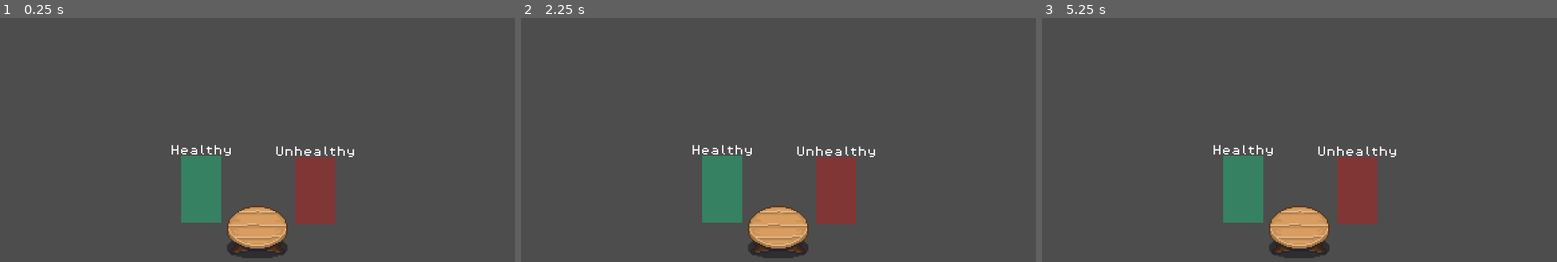
Above: before the commit, frames 1-3 (left to right).
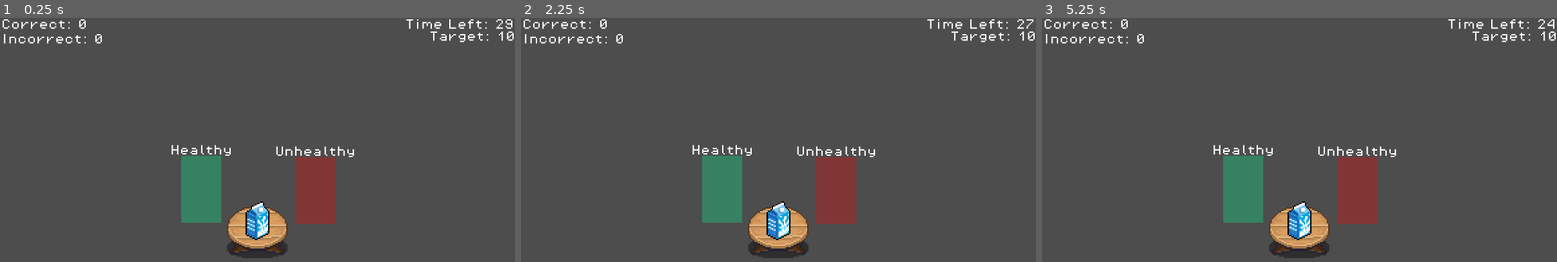
Above: after the commit, the same moments.

Repository: ghost-ily/NSTP_SLB_Project
Game: Godot game, scene res://Feeding Program/Scenes/feeding_program.tscn
Two runs of this game, one before a commit and one after it. Both use one fixed random seed, a clock stepped at 60 frames per second and the inputs below.
Inputs (mouse positions are in pixels of both pictures, inside the frame that each line leads up to):
- Up to frame 1 (0.25 s): no input
- Up to frame 2 (2.25 s): tap Enter at 0.5, 2 s; move the mouse to (891, 147) at 0.52 s; press the mouse at (891, 147) at 0.53 s; tap Space at 1.25 s; move the mouse to (675, 176) at 1.27 s; release the mouse at (675, 176) at 1.28 s; click (675, 176) at 1.35 s; move the mouse to (830, 98) at 2.02 s; press the mouse at (830, 98) at 2.03 s
- Up to frame 3 (5.25 s): tap Space at 2.75, 5 s; move the mouse to (1273, 220) at 2.77 s; release the mouse at (1273, 220) at 2.78 s; click (1273, 220) at 2.85 s; tap Enter at 3.5 s; move the mouse to (1454, 205) at 3.52 s; press the mouse at (1454, 205) at 3.53 s; move the mouse to (1145, 118) at 4.27 s; release the mouse at (1145, 118) at 4.28 s; click (1145, 118) at 4.35 s; move the mouse to (1325, 161) at 5.02 s; press the mouse at (1325, 161) at 5.03 s

The runs differ from the first frame. In frame 1, 1.4% of the frame differs, in the area x 0-100%, y 0-92%; in frame 2, 1.4%; in frame 3, 1.4%.

Commit message:
Added functionality to feeding program minigame

Diff:
--- a/Feeding Program/Scenes/apple.tscn
+++ b/Feeding Program/Scenes/apple.tscn
@@ -1,6 +1,10 @@
 [gd_scene format=3 uid="uid://d27ypajbypja1"]
 
+[ext_resource type="Script" uid="uid://cy60a24kv8egs" path="res://Feeding Program/Scripts/apple.gd" id="1_jl7pq"]
 [ext_resource type="Texture2D" uid="uid://cdql8xs5mer32" path="res://Feeding Program/Assets/Food/red_apple.png" id="1_m2ga2"]
+[ext_resource type="PackedScene" uid="uid://dicbh8wfvn2o6" path="res://Feeding Program/Scenes/draggable_component.tscn" id="3_ma2lr"]
+[ext_resource type="PackedScene" uid="uid://cbwo3rey4mmxm" path="res://Feeding Program/Scenes/scoring_component.tscn" id="4_fgte2"]
+[ext_resource type="PackedScene" uid="uid://c5babptu201ma" path="res://Feeding Program/Scenes/collision_component.tscn" id="5_8dlhr"]
 
 [sub_resource type="RectangleShape2D" id="RectangleShape2D_jl7pq"]
 size = Vector2(25, 20)
@@ -16,12 +20,37 @@
 "speed": 5.0
 }]
 
-[node name="Apple" type="Area2D" unique_id=1892923481]
+[sub_resource type="RectangleShape2D" id="RectangleShape2D_8dlhr"]
+size = Vector2(25, 20)
+
+[node name="Apple" type="CharacterBody2D" unique_id=624121244]
+script = ExtResource("1_jl7pq")
 
 [node name="CollisionShape2D" type="CollisionShape2D" parent="." unique_id=1287134521]
-position = Vector2(0.5, -10)
+position = Vector2(0.5, 1)
 shape = SubResource("RectangleShape2D_jl7pq")
 
 [node name="AnimatedSprite2D" type="AnimatedSprite2D" parent="." unique_id=1007546672]
-position = Vector2(0, -11)
 sprite_frames = SubResource("SpriteFrames_ma2lr")
+
+[node name="Button" type="Button" parent="." unique_id=1634050891]
+modulate = Color(1, 1, 1, 0)
+offset_left = -12.0
+offset_top = -9.0
+offset_right = 13.0
+offset_bottom = 11.0
+
+[node name="DraggableComponent" parent="." unique_id=1844435161 instance=ExtResource("3_ma2lr")]
+
+[node name="ScoringComponent" parent="." unique_id=1194813053 instance=ExtResource("4_fgte2")]
+
+[node name="CollisionComponent" parent="." unique_id=598408951 instance=ExtResource("5_8dlhr")]
+
+[node name="CollisionShape2D" type="CollisionShape2D" parent="CollisionComponent" unique_id=530708130]
+position = Vector2(0.5, 1)
+shape = SubResource("RectangleShape2D_8dlhr")
+
+[connection signal="button_down" from="Button" to="." method="_on_button_button_down"]
+[connection signal="button_up" from="Button" to="." method="_on_button_button_up"]
+
+[editable path="CollisionComponent"]
--- a/Feeding Program/Scenes/chips.tscn
+++ b/Feeding Program/Scenes/chips.tscn
@@ -1,6 +1,10 @@
 [gd_scene format=3 uid="uid://bt50nsmt3a0s5"]
 
 [ext_resource type="Texture2D" uid="uid://cal4ytvwh87r3" path="res://Feeding Program/Assets/Food/potatochip_yellow.png" id="1_7cwb1"]
+[ext_resource type="Script" uid="uid://ijufltcg1r1g" path="res://Feeding Program/Scripts/chips.gd" id="1_mtp73"]
+[ext_resource type="PackedScene" uid="uid://dicbh8wfvn2o6" path="res://Feeding Program/Scenes/draggable_component.tscn" id="3_fhchd"]
+[ext_resource type="PackedScene" uid="uid://cbwo3rey4mmxm" path="res://Feeding Program/Scenes/scoring_component.tscn" id="4_dghaj"]
+[ext_resource type="PackedScene" uid="uid://c5babptu201ma" path="res://Feeding Program/Scenes/collision_component.tscn" id="5_fhchd"]
 
 [sub_resource type="SpriteFrames" id="SpriteFrames_7m12y"]
 animations = [{
@@ -16,12 +20,33 @@
 [sub_resource type="RectangleShape2D" id="RectangleShape2D_su26n"]
 size = Vector2(26, 30)
 
-[node name="Chips" type="Area2D" unique_id=2047597350]
+[sub_resource type="RectangleShape2D" id="RectangleShape2D_dghaj"]
+size = Vector2(26, 30)
+
+[node name="Chips" type="CharacterBody2D" unique_id=2119807035]
+script = ExtResource("1_mtp73")
 
 [node name="AnimatedSprite2D" type="AnimatedSprite2D" parent="." unique_id=410400148]
-position = Vector2(0, -15)
 sprite_frames = SubResource("SpriteFrames_7m12y")
 
 [node name="CollisionShape2D" type="CollisionShape2D" parent="." unique_id=286534940]
-position = Vector2(0, -15)
 shape = SubResource("RectangleShape2D_su26n")
+
+[node name="Button" type="Button" parent="." unique_id=1116063398]
+modulate = Color(1, 1, 1, 0)
+offset_left = -13.0
+offset_top = -15.0
+offset_right = 13.0
+offset_bottom = 15.0
+
+[node name="DraggableComponent" parent="." unique_id=1844435161 instance=ExtResource("3_fhchd")]
+
+[node name="ScoringComponent" parent="." unique_id=1194813053 instance=ExtResource("4_dghaj")]
+
+[node name="CollisionComponent" parent="." unique_id=598408951 instance=ExtResource("5_fhchd")]
+
+[node name="CollisionShape2D" type="CollisionShape2D" parent="CollisionComponent" unique_id=989536048]
+shape = SubResource("RectangleShape2D_dghaj")
+
+[connection signal="button_down" from="Button" to="." method="_on_button_button_down"]
+[connection signal="button_up" from="Button" to="." method="_on_button_button_up"]
--- /dev/null
+++ b/Feeding Program/Scenes/collision_component.tscn
@@ -0,0 +1,6 @@
+[gd_scene format=3 uid="uid://c5babptu201ma"]
+
+[ext_resource type="Script" uid="uid://c0cjac1xjkbgh" path="res://Feeding Program/Scripts/collision_component.gd" id="1_65txq"]
+
+[node name="CollisionComponent" type="StaticBody2D" unique_id=598408951]
+script = ExtResource("1_65txq")
--- /dev/null
+++ b/Feeding Program/Scenes/draggable_component.tscn
@@ -0,0 +1,6 @@
+[gd_scene format=3 uid="uid://dicbh8wfvn2o6"]
+
+[ext_resource type="Script" uid="uid://btkgvoxjcx42o" path="res://Feeding Program/Scripts/draggable_component.gd" id="1_6huhc"]
+
+[node name="DraggableComponent" type="Node2D" unique_id=1844435161]
+script = ExtResource("1_6huhc")
--- a/Feeding Program/Scenes/feeding_program.tscn
+++ b/Feeding Program/Scenes/feeding_program.tscn
@@ -1,18 +1,99 @@
 [gd_scene format=3 uid="uid://cijg0u51vnotf"]
 
+[ext_resource type="Script" uid="uid://dob7vfhoiy8o2" path="res://Feeding Program/Scripts/game_manager.gd" id="1_d3pqv"]
 [ext_resource type="Texture2D" uid="uid://c5cpivrl6fwoy" path="res://Feeding Program/Assets/table.png" id="1_ufq50"]
+[ext_resource type="FontFile" uid="uid://dba80ad2j2ofv" path="res://Feeding Program/Assets/PixelOperator8.ttf" id="2_46eq0"]
 [ext_resource type="PackedScene" uid="uid://ceylxf4eyjcdo" path="res://Feeding Program/Scenes/trigger.tscn" id="2_mjbtq"]
+[ext_resource type="Script" uid="uid://d1c2wj8wxxh5t" path="res://Feeding Program/Scripts/spawner.gd" id="3_mjbtq"]
 
 [node name="Feeding Program" type="Node2D" unique_id=906347311]
+
+[node name="GameManager" type="Node" parent="." unique_id=49090882]
+unique_name_in_owner = true
+script = ExtResource("1_d3pqv")
+
+[node name="Timer" type="Timer" parent="GameManager" unique_id=2007813289]
+one_shot = true
+
+[node name="Score" type="Label" parent="GameManager" unique_id=1032214570]
+offset_left = -191.0
+offset_top = -179.0
+offset_right = -151.0
+offset_bottom = -156.0
+theme_override_fonts/font = ExtResource("2_46eq0")
+theme_override_font_sizes/font_size = 8
+text = "Correct:
+Incorrect:"
+
+[node name="Time" type="Label" parent="GameManager" unique_id=1754830907]
+offset_left = 79.0
+offset_top = -179.0
+offset_right = 191.0
+offset_bottom = -156.0
+theme_override_fonts/font = ExtResource("2_46eq0")
+theme_override_font_sizes/font_size = 8
+text = "Time Left:"
+horizontal_alignment = 2
+
+[node name="Target" type="Label" parent="GameManager" unique_id=1579170142]
+offset_left = 80.0
+offset_top = -170.0
+offset_right = 192.0
+offset_bottom = -147.0
+theme_override_fonts/font = ExtResource("2_46eq0")
+theme_override_font_sizes/font_size = 8
+text = "Target: "
+horizontal_alignment = 2
+
+[node name="Window" type="Window" parent="GameManager" unique_id=1014340786]
+oversampling_override = 1.0
+initial_position = 2
+size = Vector2i(350, 200)
+visible = false
+
+[node name="Label" type="Label" parent="GameManager/Window" unique_id=1498501668]
+anchors_preset = 8
+anchor_left = 0.5
+anchor_top = 0.5
+anchor_right = 0.5
+anchor_bottom = 0.5
+offset_left = -63.0
+offset_top = -47.0
+offset_right = 63.0
+offset_bottom = -24.0
+grow_horizontal = 2
+grow_vertical = 2
+theme_override_fonts/font = ExtResource("2_46eq0")
+theme_override_font_sizes/font_size = 24
+text = "You Win"
+horizontal_alignment = 1
+vertical_alignment = 1
+
+[node name="Button" type="Button" parent="GameManager/Window" unique_id=604959316]
+anchors_preset = 8
+anchor_left = 0.5
+anchor_top = 0.5
+anchor_right = 0.5
+anchor_bottom = 0.5
+offset_left = -54.0
+offset_top = 34.0
+offset_right = 54.0
+offset_bottom = 58.0
+grow_horizontal = 2
+grow_vertical = 2
+theme_override_fonts/font = ExtResource("2_46eq0")
+text = "Retry"
 
 [node name="Table" type="Sprite2D" parent="." unique_id=1147193072]
 position = Vector2(0, -20)
 texture = ExtResource("1_ufq50")
 
 [node name="Healthy" parent="." unique_id=1131611655 instance=ExtResource("2_mjbtq")]
+unique_name_in_owner = true
 position = Vector2(-42, -52)
 
 [node name="Unhealthy" parent="." unique_id=155113734 instance=ExtResource("2_mjbtq")]
+unique_name_in_owner = true
 position = Vector2(43, -51)
 
 [node name="Sprite2D" parent="Unhealthy" index="0" unique_id=570347993]
@@ -28,7 +109,12 @@
 zoom = Vector2(3, 3)
 
 [node name="Spawner" type="Node2D" parent="." unique_id=1081595222]
-position = Vector2(0, -25)
+unique_name_in_owner = true
+position = Vector2(0, -29)
+script = ExtResource("3_mjbtq")
+
+[connection signal="timeout" from="GameManager/Timer" to="GameManager" method="_on_timer_timeout"]
+[connection signal="pressed" from="GameManager/Window/Button" to="GameManager" method="_on_button_pressed"]
 
 [editable path="Healthy"]
 [editable path="Unhealthy"]
--- a/Feeding Program/Scenes/milk.tscn
+++ b/Feeding Program/Scenes/milk.tscn
@@ -1,6 +1,10 @@
 [gd_scene format=3 uid="uid://dxds3xiq33keu"]
 
+[ext_resource type="Script" uid="uid://o0pndk6r1nsy" path="res://Feeding Program/Scripts/milk.gd" id="1_2u30d"]
 [ext_resource type="Texture2D" uid="uid://b3dpxs6vofcwp" path="res://Feeding Program/Assets/Food/milk_pack.png" id="1_bh0nm"]
+[ext_resource type="PackedScene" uid="uid://dicbh8wfvn2o6" path="res://Feeding Program/Scenes/draggable_component.tscn" id="2_5i4sx"]
+[ext_resource type="PackedScene" uid="uid://cbwo3rey4mmxm" path="res://Feeding Program/Scenes/scoring_component.tscn" id="4_febqe"]
+[ext_resource type="PackedScene" uid="uid://c5babptu201ma" path="res://Feeding Program/Scenes/collision_component.tscn" id="5_hocfc"]
 
 [sub_resource type="SpriteFrames" id="SpriteFrames_5i4sx"]
 animations = [{
@@ -16,12 +20,38 @@
 [sub_resource type="RectangleShape2D" id="RectangleShape2D_2u30d"]
 size = Vector2(18, 29)
 
-[node name="Milk" type="Area2D" unique_id=685225326]
+[sub_resource type="RectangleShape2D" id="RectangleShape2D_hocfc"]
+size = Vector2(18, 29)
+
+[node name="Milk" type="CharacterBody2D" unique_id=1778370900]
+script = ExtResource("1_2u30d")
 
 [node name="AnimatedSprite2D" type="AnimatedSprite2D" parent="." unique_id=439428137]
-position = Vector2(0, -15)
 sprite_frames = SubResource("SpriteFrames_5i4sx")
 
 [node name="CollisionShape2D" type="CollisionShape2D" parent="." unique_id=1099375980]
-position = Vector2(0, -14.5)
+position = Vector2(0, 0.5)
 shape = SubResource("RectangleShape2D_2u30d")
+
+[node name="Button" type="Button" parent="." unique_id=715101489]
+modulate = Color(1, 1, 1, 0)
+offset_left = -9.0
+offset_top = -14.0
+offset_right = 9.0
+offset_bottom = 15.0
+
+[node name="DraggableComponent" parent="." unique_id=1844435161 instance=ExtResource("2_5i4sx")]
+offset = Vector2(0, -29)
+
+[node name="ScoringComponent" parent="." unique_id=1194813053 instance=ExtResource("4_febqe")]
+
+[node name="CollisionComponent" parent="." unique_id=598408951 instance=ExtResource("5_hocfc")]
+
+[node name="CollisionShape2D" type="CollisionShape2D" parent="CollisionComponent" unique_id=1377905005]
+position = Vector2(0, 0.5)
+shape = SubResource("RectangleShape2D_hocfc")
+
+[connection signal="button_down" from="Button" to="." method="_on_button_button_down"]
+[connection signal="button_up" from="Button" to="." method="_on_button_button_up"]
+
+[editable path="CollisionComponent"]
--- /dev/null
+++ b/Feeding Program/Scenes/scoring_component.tscn
@@ -0,0 +1,6 @@
+[gd_scene format=3 uid="uid://cbwo3rey4mmxm"]
+
+[ext_resource type="Script" uid="uid://6wuuloa2i1mj" path="res://Feeding Program/Scripts/scoring_component.gd" id="1_40pjk"]
+
+[node name="ScoringComponent" type="Node" unique_id=1194813053]
+script = ExtResource("1_40pjk")
--- /dev/null
+++ b/Feeding Program/Scripts/apple.gd
@@ -0,0 +1,22 @@
+extends CharacterBody2D
+
+@onready var spawner: Node2D = $".."
+@onready var draggable_component: Node2D = $DraggableComponent
+@onready var scoring_component: Node = $ScoringComponent
+@onready var collision_component: StaticBody2D = $CollisionComponent
+
+var category = "Healthy"
+var game_manager: Node
+
+func connect_zones(healthy: Area2D, unhealthy: Area2D) -> void:
+	collision_component.connect_zones(healthy, unhealthy)
+
+func _process(delta: float) -> void:
+	draggable_component.move(self, spawner, delta)
+
+func _on_button_button_down() -> void:
+	draggable_component.set_dragging(true)
+
+func _on_button_button_up() -> void:
+	scoring_component.deposit(self, collision_component.get_zone_entered(), category, game_manager)
+	draggable_component.set_dragging(false)
--- /dev/null
+++ b/Feeding Program/Scripts/chips.gd
@@ -0,0 +1,22 @@
+extends CharacterBody2D
+
+@onready var spawner: Node2D = $".."
+@onready var draggable_component: Node2D = $DraggableComponent
+@onready var scoring_component: Node = $ScoringComponent
+@onready var collision_component: StaticBody2D = $CollisionComponent
+
+var category = "Unhealthy"
+var game_manager: Node
+
+func connect_zones(healthy: Area2D, unhealthy: Area2D) -> void:
+	collision_component.connect_zones(healthy, unhealthy)
+
+func _process(delta: float) -> void:
+	draggable_component.move(self, spawner, delta)
+
+func _on_button_button_down() -> void:
+	draggable_component.set_dragging(true)
+
+func _on_button_button_up() -> void:
+	scoring_component.deposit(self, collision_component.get_zone_entered(), category, game_manager)
+	draggable_component.set_dragging(false)
--- /dev/null
+++ b/Feeding Program/Scripts/collision_component.gd
@@ -0,0 +1,26 @@
+extends StaticBody2D
+
+var healthy_zone: Area2D
+var unhealhty_zone: Area2D
+var zone_entered = ""
+
+func connect_zones(healthy: Area2D, unhealthy: Area2D) -> void:
+	healthy_zone = healthy
+	unhealhty_zone = unhealthy
+
+	healthy_zone.body_entered.connect(_on_healthy_zone_enter)
+	healthy_zone.body_exited.connect(_on_zone_exit)
+	unhealhty_zone.body_entered.connect(_on_unhealthy_zone_enter)
+	unhealhty_zone.body_exited.connect(_on_zone_exit)
+
+func get_zone_entered() -> String:
+	return zone_entered
+
+func _on_healthy_zone_enter(body: Node2D) -> void:
+	zone_entered = "Healthy"
+
+func _on_unhealthy_zone_enter(body: Node2D) -> void:
+	zone_entered = "Unhealthy"
+
+func _on_zone_exit(body: Node2D) -> void:
+	zone_entered = ""
--- /dev/null
+++ b/Feeding Program/Scripts/draggable_component.gd
@@ -0,0 +1,14 @@
+extends Node2D
+
+var is_dragging = false
+@export var offset = Vector2(0, -25)
+var speed = 1000
+
+func move(object: CharacterBody2D, origin: Node2D, delta: float) -> void:
+	if is_dragging:
+		object.position = get_global_mouse_position() - offset
+	else:
+		object.position = object.position.move_toward(origin.global_position - offset, speed * delta)
+
+func set_dragging(state: bool) -> void:
+	is_dragging = state
--- /dev/null
+++ b/Feeding Program/Scripts/game_manager.gd
@@ -0,0 +1,42 @@
+extends Node
+
+var correct_sort = 0
+var incorrect_sort = 0
+var target_score = 10
+
+@export var game_time = 30
+
+@onready var timer: Timer = $Timer
+@onready var score: Label = $Score
+@onready var time: Label = $Time
+@onready var target: Label = $Target
+@onready var spawner: Node2D = %Spawner
+@onready var window: Window = $Window
+@onready var window_label: Label = $Window/Label
+@onready var window_button: Button = $Window/Button
+
+func _ready() -> void:
+	timer.wait_time = game_time
+	timer.start()
+
+func _process(delta: float) -> void:
+	score.text = "Correct: " + str(correct_sort) + "\n" + "Incorrect: " + str(incorrect_sort)
+	time.text = "Time Left: " + str(int(timer.time_left))
+	target.text = "Target: " + str(target_score)
+
+func add_correct_score() -> void:
+	correct_sort += 1
+
+func add_incorrect_score() -> void:
+	incorrect_sort += 1
+
+func _on_timer_timeout() -> void:
+	spawner.end_game()
+	window.show()
+	if correct_sort >= target_score:
+		window_label.text = "You win!"
+	else:
+		window_label.text = "You lose!"
+
+func _on_button_pressed() -> void:
+	get_tree().reload_current_scene()
--- /dev/null
+++ b/Feeding Program/Scripts/milk.gd
@@ -0,0 +1,22 @@
+extends CharacterBody2D
+
+@onready var spawner: Node2D = $".."
+@onready var draggable_component: Node2D = $DraggableComponent
+@onready var scoring_component: Node = $ScoringComponent
+@onready var collision_component: StaticBody2D = $CollisionComponent
+
+var category = "Healthy"
+var game_manager: Node
+
+func connect_zones(healthy: Area2D, unhealthy: Area2D) -> void:
+	collision_component.connect_zones(healthy, unhealthy)
+
+func _process(delta: float) -> void:
+	draggable_component.move(self, spawner, delta)
+
+func _on_button_button_down() -> void:
+	draggable_component.set_dragging(true)
+
+func _on_button_button_up() -> void:
+	scoring_component.deposit(self, collision_component.get_zone_entered(), category, game_manager)
+	draggable_component.set_dragging(false)
--- /dev/null
+++ b/Feeding Program/Scripts/scoring_component.gd
@@ -0,0 +1,11 @@
+extends Node
+
+func deposit(object: CharacterBody2D, zone: String, category: String, game_manager: Node):
+	if zone == "":
+		pass
+	elif category == zone:
+		game_manager.add_correct_score()
+		object.queue_free()
+	else:
+		game_manager.add_incorrect_score()
+		object.queue_free()
--- /dev/null
+++ b/Feeding Program/Scripts/spawner.gd
@@ -0,0 +1,22 @@
+extends Node2D
+
+const apple = preload("res://Feeding Program/Scenes/apple.tscn")
+const milk = preload("res://Feeding Program/Scenes/milk.tscn")
+const chips = preload("res://Feeding Program/Scenes/chips.tscn")
+
+const foods: Array[PackedScene] = [apple, milk, chips]
+
+var has_game_ended = false
+
+# Called every frame. 'delta' is the elapsed time since the previous frame.
+func _process(delta: float) -> void:
+	if get_child_count() == 0 and not has_game_ended:
+		var food = foods.pick_random()
+		food = food.instantiate()
+		food.game_manager = %GameManager
+		add_child(food)
+		food.connect_zones(%Healthy, %Unhealthy)
+
+func end_game():
+	has_game_ended = true
+	self.get_child(0).queue_free()
Binary file added: Feeding Program/Assets/Food/American_cheese_p.png
Not shown, added: Feeding Program/Assets/Food/American_cheese_p.png.import
Binary file added: Feeding Program/Assets/Food/aluminum_foil.png
Not shown, added: Feeding Program/Assets/Food/aluminum_foil.png.import
Binary file added: Feeding Program/Assets/Food/bacon.png
Not shown, added: Feeding Program/Assets/Food/bacon.png.import
Binary file added: Feeding Program/Assets/Food/baking_powder.png
Not shown, added: Feeding Program/Assets/Food/baking_powder.png.import
Binary file added: Feeding Program/Assets/Food/ball_pen.png
Not shown, added: Feeding Program/Assets/Food/ball_pen.png.import
Binary file added: Feeding Program/Assets/Food/banana.png
Not shown, added: Feeding Program/Assets/Food/banana.png.import
(and 299 more such lines)
